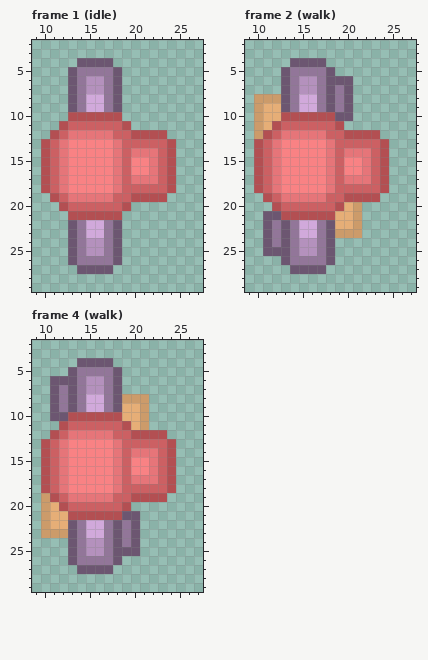
Two versions of one pixel-art file, assets/images/player/player.aseprite. Above: the version before the commit.
32x32 pixels, 5 frames. Shown: frame 1 (idle): x 9..27, y 2..29; frame 2 (walk): x 9..27, y 2..29; frame 4 (walk): x 9..27, y 2..29. The commit also changed other frames, which this record leaves out.
After the commit:
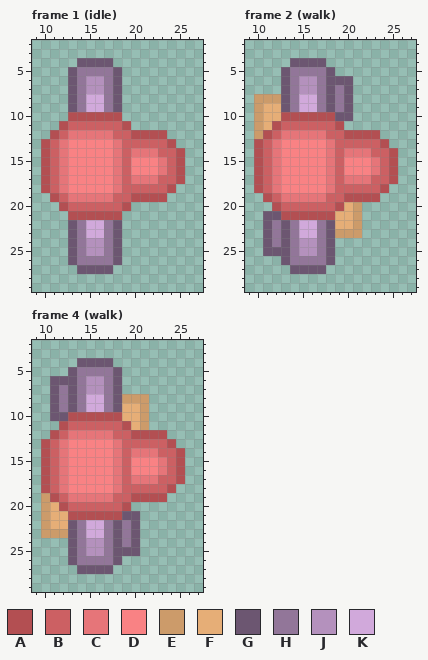
Palette (. is transparent): A #b34f52  B #cc6063  C #e67579  D #f98284  E #cc9b6a  F #e6ae77  G #6c5671  H #927699  J #b491bd  K #d1a9db
Changes in this commit:
--- frame 1 (idle)
@@ x 20..27 @@
 13 BBBBA...
-14 CCCBA...
-15 DDCBA...
-16 DDCBA...
-17 CCCBA...
+14 CCCBBA..
+15 DDDCBA..
+16 DDDCBA..
+17 CCCBBA..
 18 BBBBA...
--- frame 2 (walk): the same change as frame 1 (idle)
--- frame 4 (walk): the same change as frame 1 (idle)
Pixel boxes of the changes (left, top, right, bottom) in both pictures:
changed: (149, 148, 185, 184)
changed: (362, 148, 398, 184)
changed: (149, 448, 185, 484)
